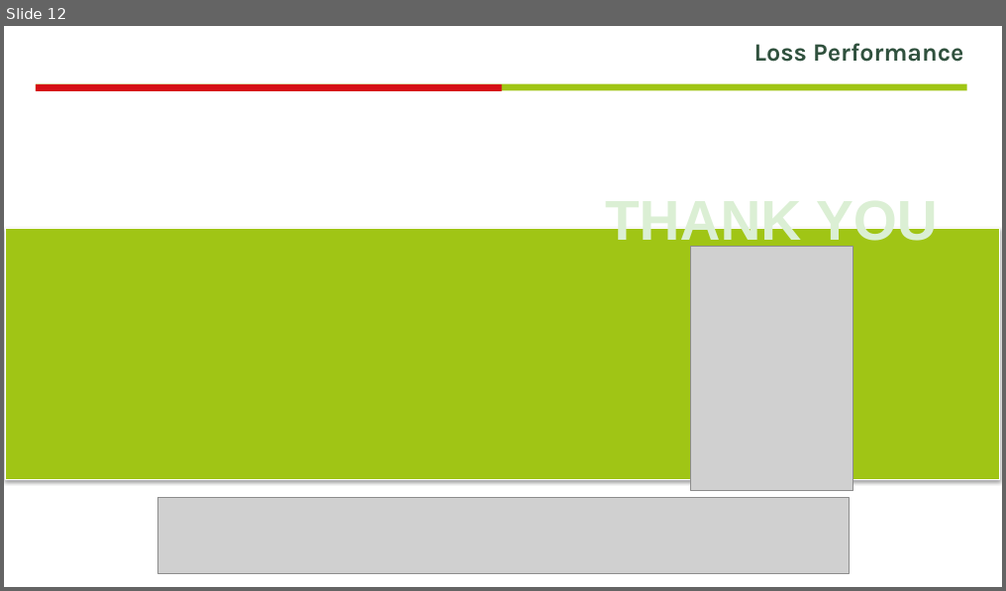
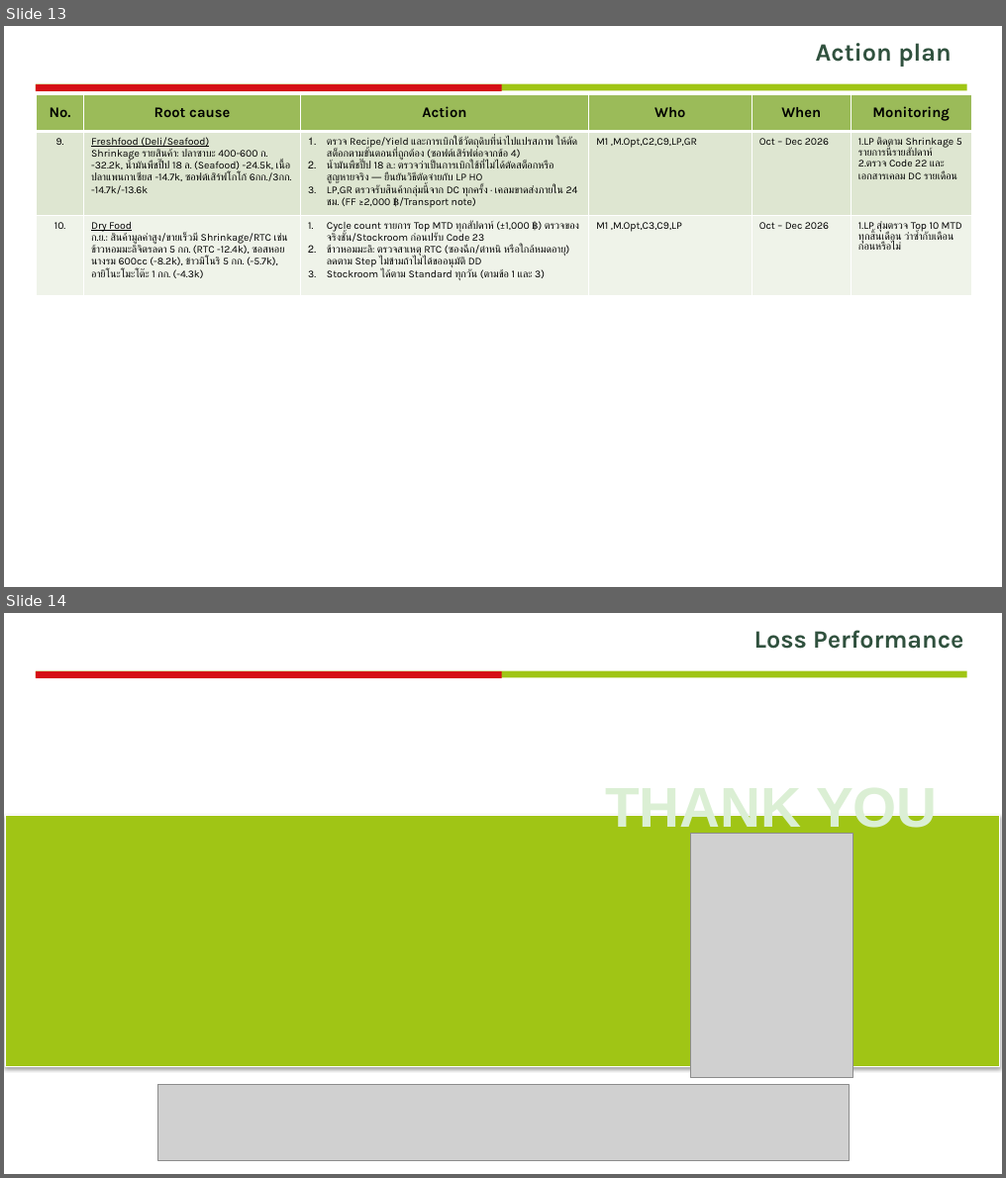
Before and after one commit to dryrh68kkm-beep/-loss-dashboard, a slide deck: Loss_Performance_Store_11252_Sep2026.pptx. Shown one above the other, each under a label of ours: slide 12 before the commit, slides 13 and 14 after it. The pictures are 1006x591 and 1006x1178 pixels, drawn with LibreOffice and Linux fonts; fonts in the diff are those of the drawing; grey boxes stand for pictures; background and template pictures are left out. Boxes give left, top, right and bottom in pixels: in the first picture for what was removed or moved away, otherwise in the second. Text is boxed around its words. In the diff, an @@ line names an element or a change of style, - is before the commit and + after.

```diff
--- a/Loss_Performance_Store_11252_Sep2026.pptx
+++ b/Loss_Performance_Store_11252_Sep2026.pptx
@@ slide 13 added at <box>4,26,1002,587</box>, background #FFFFFF; not listed: 2 template elements that a slide beside it also shows @@
@@ text added at <box>816,43,950,67</box>, 24 pt, text #30513E, bold @@
+Action plan
@@ table added at <box>37,95,973,295</box>, 3 rows, 6 columns @@
+No. | Root cause | Action | Who | When | Monitoring
+9. | Freshfood (Deli/Seafood) Shrinkage รายสินค้า: ปลาซาบะ 400-600 ก. -32.2k, น้ำมันพืชปี๊ป 18 ล. (Seafood) -24.5k, เนื้อปลาแพนกาเซียส -14.7k, ซอฟต์เสิร์ฟโกโก้ 6กก./3กก. -14.7k/-13.6k | ตรวจ Recipe/Yield และการเบิกใช้วัตถุดิบที่นำไปแปรสภาพ ให้ตัดสต็อกตามขั้นตอนที่ถูกต้อง (ซอฟต์เสิร์ฟต่อจากข้อ 4) / น้ำมันพืชปี๊ป 18 ล.: ตรวจว่าเป็นการเบิกใช้ที่ไม่ได้ตัดสต็อกหรือสูญหายจริง — ยืนยันวิธีตัดจ่ายกับ LP HO / LP,GR ตรวจรับสินค้ากลุ่มนี้จาก DC ทุกครั้ง · เคลมขาดส่งภายใน 24 ชม. (FF ≥2,000 ฿/Transport note) | M1 ,M.Opt,C2,C9,LP,GR | Oct – Dec 2026 | 1.LP ติดตาม Shrinkage 5 รายการนี้รายสัปดาห์ / 2.ตรวจ Code 22 และเอกสารเคลม DC รายเดือน
+10. | Dry Food ก.ย.: สินค้ามูลค่าสูง/ขายเร็วมี Shrinkage/RTC เช่น ข้าวหอมมะลิจิตรลดา 5 กก. (RTC -12.4k), ซอสหอยนางรม 600cc (-8.2k), ข้าวมิโนริ 5 กก. (-5.7k), อายิโนะโมะโต๊ะ 1 กก. (-4.3k) | Cycle count รายการ Top MTD ทุกสัปดาห์ (±1,000 ฿) ตรวจของจริงชั้น/Stockroom ก่อนปรับ Code 23 / ข้าวหอมมะลิ: ตรวจสาเหตุ RTC (ซองฉีก/ตำหนิ หรือใกล้หมดอายุ) ลดตาม Step ไม่ข้ามถ้าไม่ได้ขออนุมัติ DD / Stockroom ได้ตาม Standard ทุกวัน (ตามข้อ 1 และ 3) | M1 ,M.Opt,C3,C9,LP | Oct – Dec 2026 | 1.LP สุ่มตรวจ Top 10 MTD ทุกสิ้นเดือน ว่าซ้ำกับเดือนก่อนหรือไม่
@@ what was slide 12 is now slide 14 @@
```
Also in this commit, not shown: 1 slide changed, 1 other slide added.
